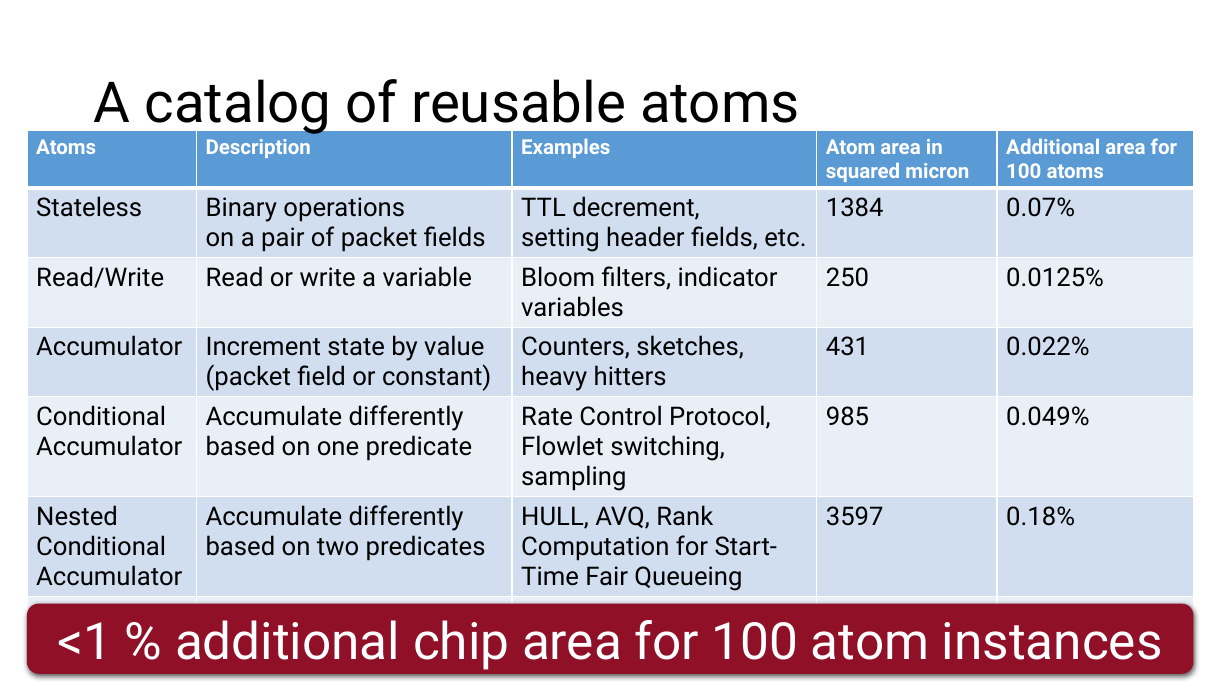
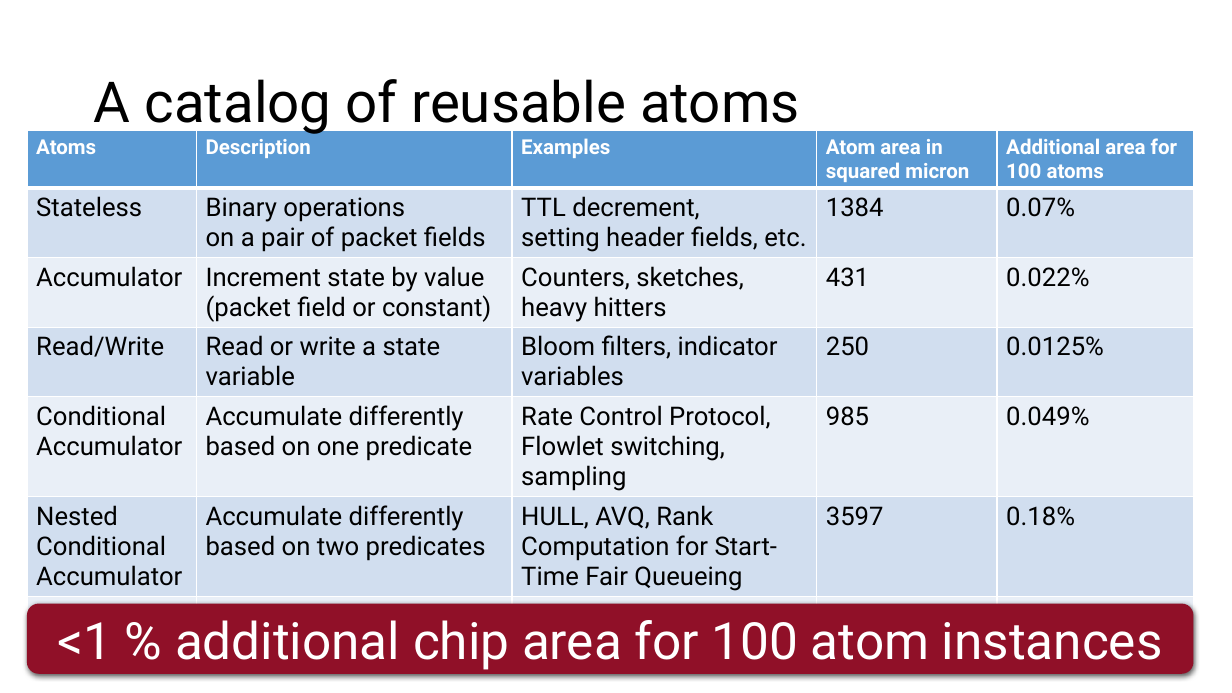
Before and after one commit to anirudhSK/pifo-domino-marple-ppts, a slide deck: slide 43 of combined_domino_pifo.pptx. Drawn at 1232x693 pixels with LibreOffice and Linux fonts; fonts in the diff are those of the drawing. Boxes give left, top, right and bottom in pixels: in the first picture for what was removed or moved away, otherwise in the second. Text is boxed around its words. In the diff, an @@ line names an element or a change of style, - is before the commit and + after.

```diff
--- a/combined_domino_pifo.pptx
+++ b/combined_domino_pifo.pptx
@@ table at box(27, 131, 1194, 677) @@
-row 3: Read/Write | Read or write a variable | Bloom filters, indicator variables | 250 | 0.0125%
+row 4: Read/Write | Read or write a state variable | Bloom filters, indicator variables | 250 | 0.0125%
```
Also in this commit, not shown: 10 other slides changed.
